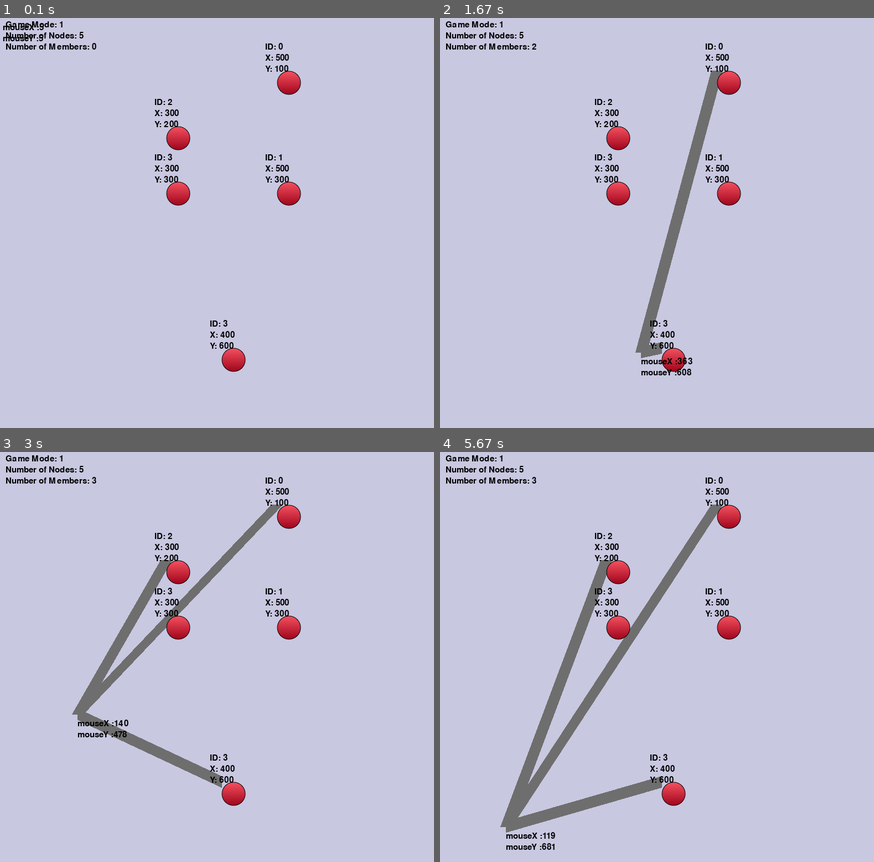
Above: before the commit, frames 1-4 (two rows, left to right).
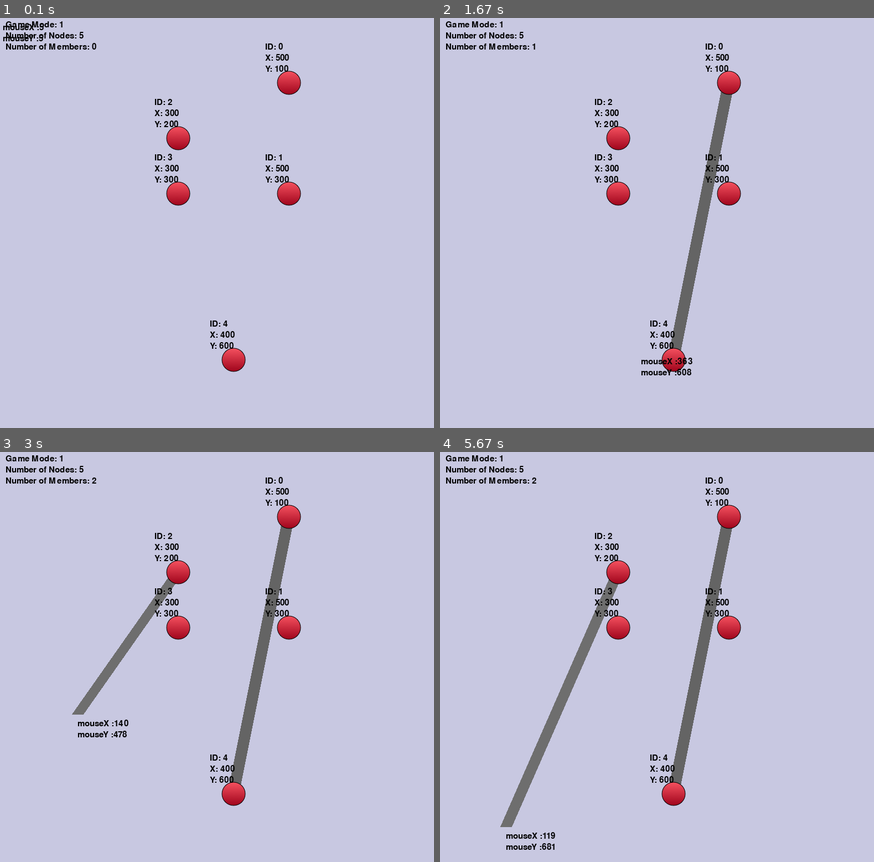
Above: after the commit, the same moments.

Repository: vinnnyr/Vinny-Truss-Solver
Game: pygame game, started from main.py
The game is run twice, just before and just after one commit, with the same random seed, the same clock (stepped at 60 frames per second) and the same inputs. The source is Python 2; it was converted automatically to run under Python 3.
Inputs (mouse positions are in pixels of both pictures, inside the frame that each line leads up to):
- Up to frame 1 (0.1 s): no input
- Up to frame 2 (1.67 s): click (661, 235) at 0.38 s; click (704, 333) at 0.72 s; click (726, 83) at 1.08 s; click (639, 350) at 1.55 s
- Up to frame 3 (3 s): click (221, 726) at 1.88 s; click (160, 579) at 2.22 s; click (373, 788) at 2.55 s; click (78, 714) at 2.88 s
- Up to frame 4 (5.67 s): click (531, 583) at 3.22 s; click (557, 747) at 3.55 s; click (821, 771) at 3.88 s; click (526, 837) at 4.22 s; click (522, 698) at 4.55 s; click (687, 792) at 4.88 s; click (743, 816) at 5.22 s; click (505, 825) at 5.55 s

The runs differ from the first frame. In frame 1, less than 0.1% of the frame differs, in the area x 51-53%, y 73-76%; in frame 2, 3.6%; in frame 3, 4.9%; in frame 4, 6.6%, in the area x 14-68%, y 6-93%.

Commit message:
Member Snapping Finally added

Diff:
--- a/main.py
+++ b/main.py
@@ -38,28 +38,23 @@
 
 class Member:
     def __init__(self, startNode, _id):
-        self.startNode=startNode
-        self.startTup = (startNode.x, startNode.y)
+        self.startNode = startNode
+        self.startTup = (startNode.x + 21, startNode.y + 21)
         self.id = _id
+        self.moving = True
         (self.x, self.y) = self.startTup
-
-        self.moving = True
         # print("Member Created")
 
     def display(self):
         if self.moving:
-            self.moveMode()
             self.color = (110, 110, 110)
+            self.endTup=(mouseX,mouseY)
         else:
+            if self.endNode:
+                self.endTup=(self.endNode.x+21,self.endNode.y+21)
             self.color = (100, 100, 100)
         pygame.draw.line(screen, self.color, self.startTup, self.endTup, 21)
         # print("Member Drawn")
-
-    def moveMode(self):
-        # print("Move Mode")
-        (self.x1, self.y1) = self.startTup
-        self.endTup = (mouseX, mouseY)
-        (self.x, self.y) = self.endTup
 
 
 def checkCollide(classList, x, y):
@@ -109,57 +104,71 @@
         return None
 
 
-def memberBuilder():
-    def snapNode():
-        nodeInInterest = memberSnapToNode(Member((mouseX - 21, mouseY - 21), len(memberList)))
-        if nodeInInterest:
-            print("Collided with: " + nodeInInterest.__class__.__name__ + " " + str(nodeInInterest.id))
-            return nodeInInterest
-        return False
-
-    collidedMember = checkCollide(memberList, mouseX, mouseY)
-    if not collidedMember:
-        nodeInInterest = snapNode()
-        if nodeInInterest:
-            print("start^")
-            memberList.append(Member((nodeInInterest.x + 21, nodeInInterest.y + 21), len(memberList)))
-    else:
-        if collidedMember.__class__.__name__ == "list":
-            if (len(collidedMember) > 1):
-                collidedMember = collidedMember[0]
-        memb = checkCollide(memberList, mouseX, mouseY)
-        if memb:
-            if collidedMember.moving:
-                nodeInInterest = snapNode()
-                if nodeInInterest:
-                    print"end^"
-                    collidedMember.moving = not collidedMember.moving
-                    (collidedMember.x, collidedMember.y) = (nodeInInterest.x, nodeInInterest.y)
-                    # memToDel = memberList.index(collidedMember)
-                    # return memToDel
-                    # return None
+# def memberBuilder():
+#     def snapNode():
+#         nodeInInterest = memberSnapToNode(Member((mouseX - 21, mouseY - 21), len(memberList)))
+#         if nodeInInterest:
+#             print("Collided with: " + nodeInInterest.__class__.__name__ + " " + str(nodeInInterest.id))
+#             return nodeInInterest
+#         return False
+#
+#     collidedMember = checkCollide(memberList, mouseX, mouseY)
+#     if not collidedMember:
+#         nodeInInterest = snapNode()
+#         if nodeInInterest:
+#             print("start^")
+#             memberList.append(Member((nodeInInterest.x + 21, nodeInInterest.y + 21), len(memberList)))
+#     else:
+#         if collidedMember.__class__.__name__ == "list":
+#             if (len(collidedMember) > 1):
+#                 collidedMember = collidedMember[0]
+#         memb = checkCollide(memberList, mouseX, mouseY)
+#         if memb:
+#             if collidedMember.moving:
+#                 nodeInInterest = snapNode()
+#                 if nodeInInterest:
+#                     print"end^"
+#                     collidedMember.moving = not collidedMember.moving
+#                     (collidedMember.x, collidedMember.y) = (nodeInInterest.x, nodeInInterest.y)
+#                     # memToDel = memberList.index(collidedMember)
+#                     # return memToDel
+#                     # return None
 def memberBuilder2():
-    collidedNode=checkCollide(nodeList,mouseX,mouseY)
+    collidedNode = checkCollide(nodeList, mouseX, mouseY)
     if collidedNode:
-        memberList.append(Member(collidedNode,len(memberList)))
-        print("Started at: " +str(collidedNode.id))
-
-
-
-
-def memberSnapToNode(memberToCheck):
-    for p in nodeList:
-        nodeInInterest = checkCollide(memberToCheck, p.x, p.y)
-        if nodeInInterest:
-            return p
-    return None
-
-
-def debugger():
-    var = checkCollide(nodeList, mouseX, mouseY)
-    print("Node Colide: " + str(var))
-    var = checkCollide(memberList, mouseX, mouseY)
-    print("Member Collide: " + str(var))
+        memberList.append(Member(collidedNode, len(memberList)))
+        memInInterest=memberList[len(memberList)-1]
+        memInInterest.moving=True
+        print("Started at: " + str(collidedNode.id))
+        makingMember = True
+    else:
+        makingMember = False
+    return makingMember
+
+
+def memberEnder():
+    collidedNode = checkCollide(nodeList, mouseX, mouseY)
+    if collidedNode:
+        print("ended on: " + str(collidedNode.id))
+        memInInterest = memberList[len(memberList) - 1]
+        memInInterest.moving=False
+        memInInterest.endNode=collidedNode
+
+
+
+# def memberSnapToNode(memberToCheck):
+#     for p in nodeList:
+#         nodeInInterest = checkCollide(memberToCheck, p.x, p.y)
+#         if nodeInInterest:
+#             return p
+#     return None
+
+
+# def debugger():
+#     var = checkCollide(nodeList, mouseX, mouseY)
+#     print("Node Colide: " + str(var))
+#     var = checkCollide(memberList, mouseX, mouseY)
+#     print("Member Collide: " + str(var))
 
 
 # Pygame Stuff
@@ -181,12 +190,13 @@
 
 done = False
 checkForDelete = False
+makingMember = False
 
 nodeList.append(Node((500, 100), 0))
 nodeList.append(Node((500, 300), 1))
 nodeList.append(Node((300, 200), 2))
 nodeList.append(Node((300, 300), 3))
-nodeList.append(Node((400, 600), 3))
+nodeList.append(Node((400, 600), 4))
 
 while not done:
     (mouseX, mouseY) = pygame.mouse.get_pos()  # Global Variables mouseX and mouseY
@@ -201,8 +211,12 @@
                 else:
                     checkForDelete = True
             elif programMode == 1:
-                memberBuilder2()
-                #debugger()
+                if makingMember:
+                    memberEnder()
+                    makingMember=False
+                else:
+                    makingMember = memberBuilder2()
+                    # debugger()
         if event.type == pygame.KEYDOWN:
             if programMode == 0 and event.key == pygame.K_d and checkForDelete:  # Known Bug: Can't delete the first node
                 # print("Deleting Index" + str(indexToDel))
